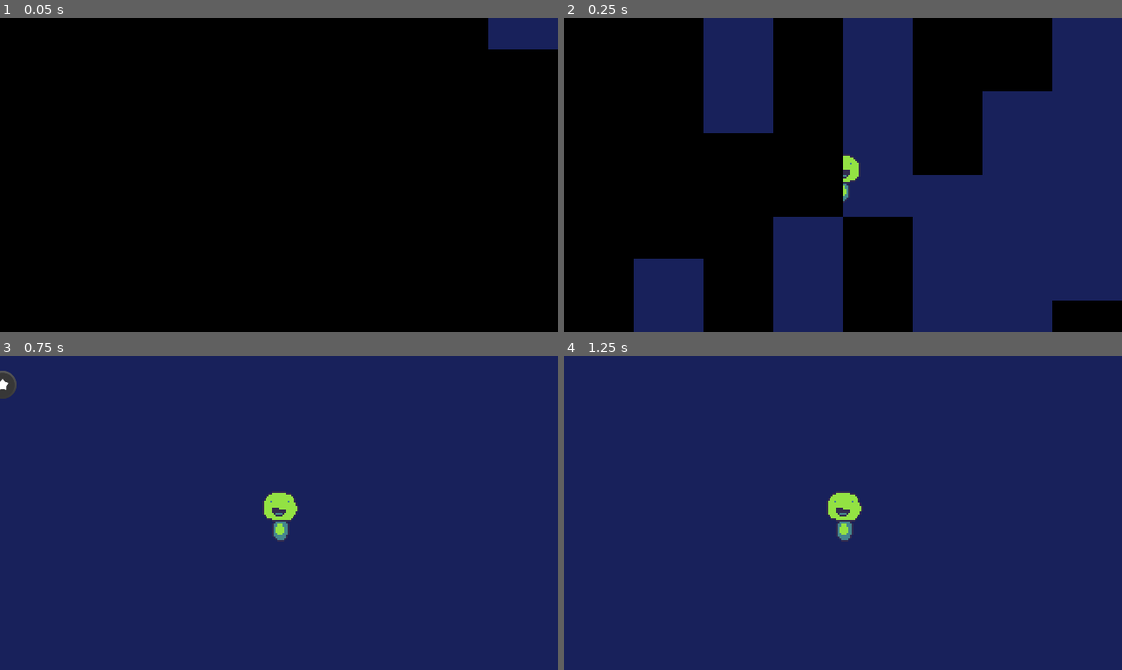
Above: before the commit, frames 1-4 (two rows, left to right).
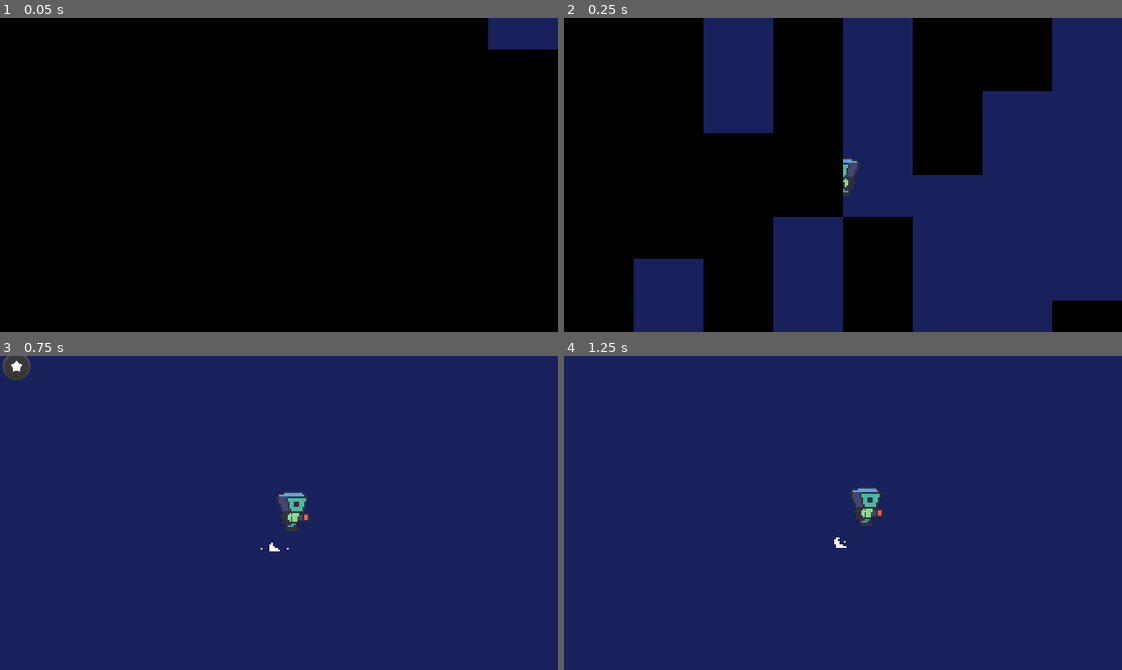
Above: after the commit, the same moments.

Repository: voithos/coloroid
Game: Godot game, scene res://scenes/demos/demo_base.tscn
The game is run twice, just before and just after one commit, with the same random seed, the same clock (stepped at 60 frames per second) and the same inputs. Sound files missing from this copy of the repository are replaced by a short silence.
Inputs:
- Up to frame 1 (0.05 s): no input
- Up to frame 2 (0.25 s): no input
- Up to frame 3 (0.75 s): tap Enter at 0.5 s; hold Right (move_right) from 0.53 s (still down); tap Space (jump) at 0.6 s
- Up to frame 4 (1.25 s): keep holding Right (move_right); tap Space (jump) at 0.77, 1.07 s

Frame 1 is identical in both runs. In frame 2, 0.3% of the frame differs, in the area x 50-54%, y 43-59%; in frame 3, 1.4%, in the area x 0-56%, y 0-63%; in frame 4, 1.2%.

Commit message:
Basic dust particles.

Diff:
--- a/scenes/jump_dust_particles.tscn
+++ b/scenes/jump_dust_particles.tscn
@@ -1,6 +1,8 @@
-[gd_scene load_steps=6 format=2]
+[gd_scene load_steps=8 format=2]
 
+[ext_resource path="res://assets/player/jump_dust_up.png" type="Texture" id=1]
 [ext_resource path="res://scenes/jump_dust_particles.gd" type="Script" id=2]
+[ext_resource path="res://assets/player/jump_dust_side.png" type="Texture" id=3]
 [ext_resource path="res://assets/player/jump_dust_land.png" type="Texture" id=4]
 
 [sub_resource type="Animation" id=3]
@@ -16,7 +18,7 @@
 "times": PoolRealArray( 0 ),
 "transitions": PoolRealArray( 1 ),
 "update": 1,
-"values": [ null ]
+"values": [ ExtResource( 4 ) ]
 }
 tracks/1/type = "value"
 tracks/1/path = NodePath(".:hframes")
@@ -56,7 +58,7 @@
 "times": PoolRealArray( 0 ),
 "transitions": PoolRealArray( 1 ),
 "update": 1,
-"values": [ null ]
+"values": [ ExtResource( 3 ) ]
 }
 tracks/1/type = "value"
 tracks/1/path = NodePath(".:hframes")
@@ -96,7 +98,7 @@
 "times": PoolRealArray( 0 ),
 "transitions": PoolRealArray( 1 ),
 "update": 1,
-"values": [ null ]
+"values": [ ExtResource( 1 ) ]
 }
 tracks/1/type = "value"
 tracks/1/path = NodePath(".:hframes")
--- a/scenes/player.gd
+++ b/scenes/player.gd
@@ -196,7 +196,7 @@
         die()
 
 func _update_sprite_flip():
-    $sprite.flip_h = not facing_left
+    $sprite.flip_h = facing_left
 
 func _walk_sfx(delta):
     if !is_on_floor() or !is_moving:
@@ -209,10 +209,10 @@
     if walk_sfx_cooldown > 0:
         walk_sfx_cooldown -= delta
 
-func _on_hurtbox_area_entered(area):
+func _on_hurtbox_area_entered(_area):
     die()
 
-func _on_hurtbox_body_entered(body):
+func _on_hurtbox_body_entered(_body):
     die()
 
 func die():
--- a/scenes/player.tscn
+++ b/scenes/player.tscn
@@ -1,10 +1,12 @@
 [gd_scene load_steps=5 format=2]
 
 [ext_resource path="res://scenes/player_camera.gd" type="Script" id=1]
-[ext_resource path="res://assets/props/blob.png" type="Texture" id=2]
+[ext_resource path="res://assets/player/player.png" type="Texture" id=2]
 [ext_resource path="res://scenes/player.gd" type="Script" id=3]
 
 [sub_resource type="CapsuleShape2D" id=1]
+radius = 8.0
+height = 8.0
 
 [node name="player" type="KinematicBody2D"]
 script = ExtResource( 3 )
@@ -19,4 +21,5 @@
 
 [node name="player_camera" type="Camera2D" parent="shape"]
 current = true
+smoothing_enabled = true
 script = ExtResource( 1 )
Binary file removed: assets/player/jump.aseprite
Binary file removed: assets/player/jump.png
Not shown, removed: assets/player/jump.png.import
Binary file changed: assets/player/jump_dust_land.aseprite
Binary file changed: assets/player/jump_dust_land.png
Binary file changed: assets/player/jump_dust_side.aseprite
Binary file changed: assets/player/jump_dust_side.png
Binary file changed: assets/player/jump_dust_up.aseprite
Binary file changed: assets/player/jump_dust_up.png
Binary file added: assets/player/player.aseprite
Binary file added: assets/player/player.png
Binary file added: assets/tiles/autotile_template_3x3_minimal_16.png
(and 5 more such lines)
